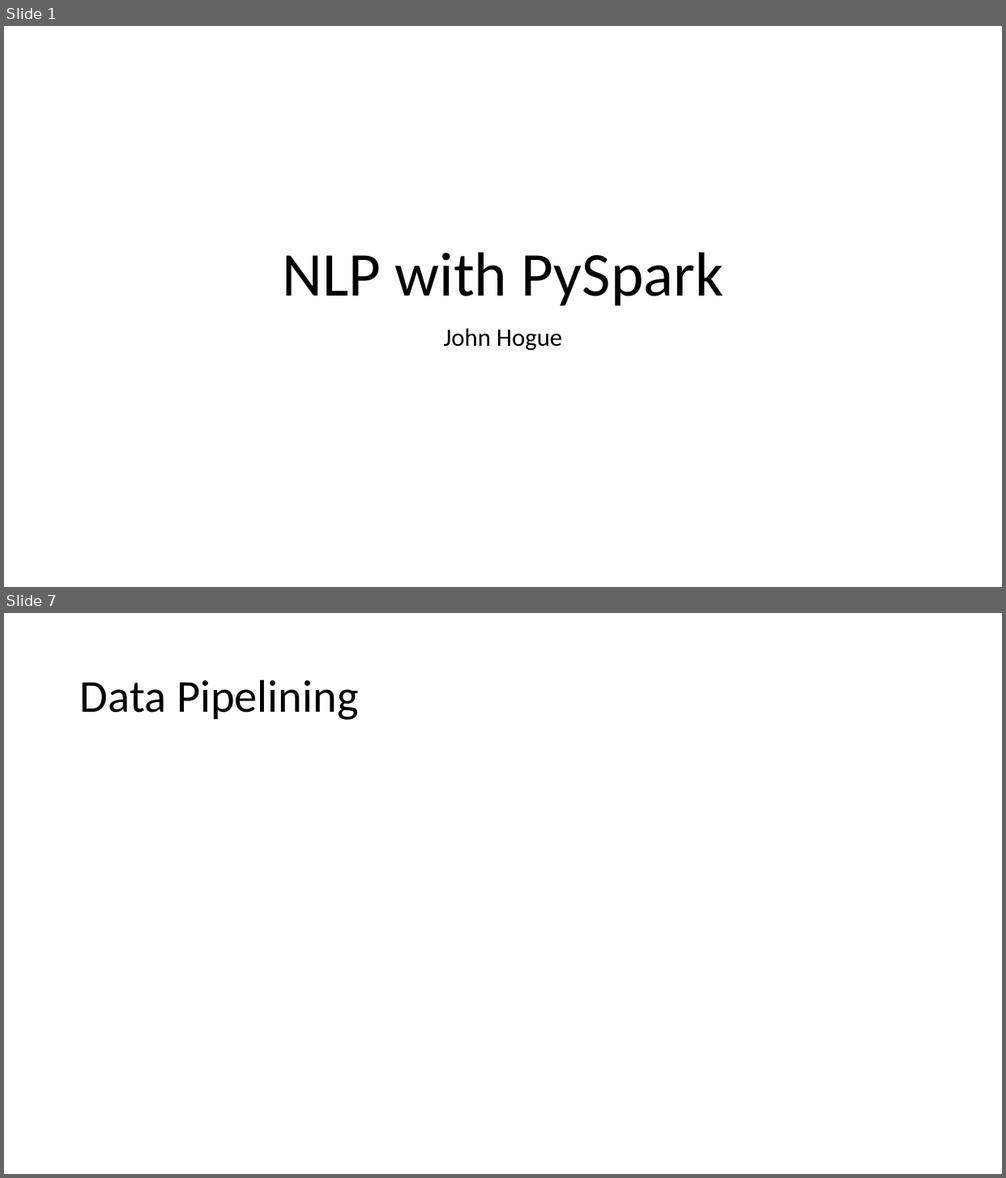
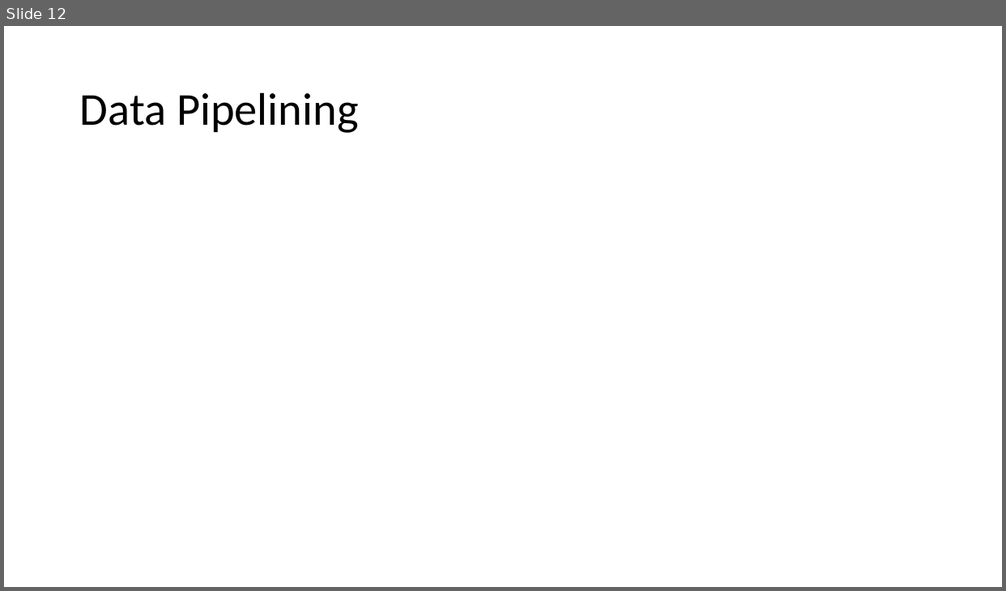
Before and after one commit to dreyco676/nlp_spark, a slide deck: TCHUG_NLP_PYSPARK.pptx. Shown one above the other, each under a label of ours: slides 1 and 7 before the commit, slide 12 after it; the slides between them are not shown. The pictures are 1006x1178 and 1006x591 pixels, drawn with LibreOffice and Linux fonts; fonts in the diff are those of the drawing. Boxes give left, top, right and bottom in pixels: in the first picture for what was removed or moved away, otherwise in the second. Text is boxed around its words. In the diff, an @@ line names an element or a change of style, - is before the commit and + after.

```diff
--- a/TCHUG_NLP_PYSPARK.pptx
+++ b/TCHUG_NLP_PYSPARK.pptx
@@ slide 1 removed at (x1=4, y1=26, x2=1002, y2=587), background #FFFFFF @@
@@ title removed at (x1=282, y1=252, x2=723, y2=306) @@
-NLP with PySpark
@@ subtitle removed at (x1=444, y1=328, x2=562, y2=351) @@
-John Hogue
@@ what was slide 7 is now slide 12 @@
```
Also in this commit, not shown: 1 slide changed, 10 slides added, 4 other slides removed, 2 other files.
